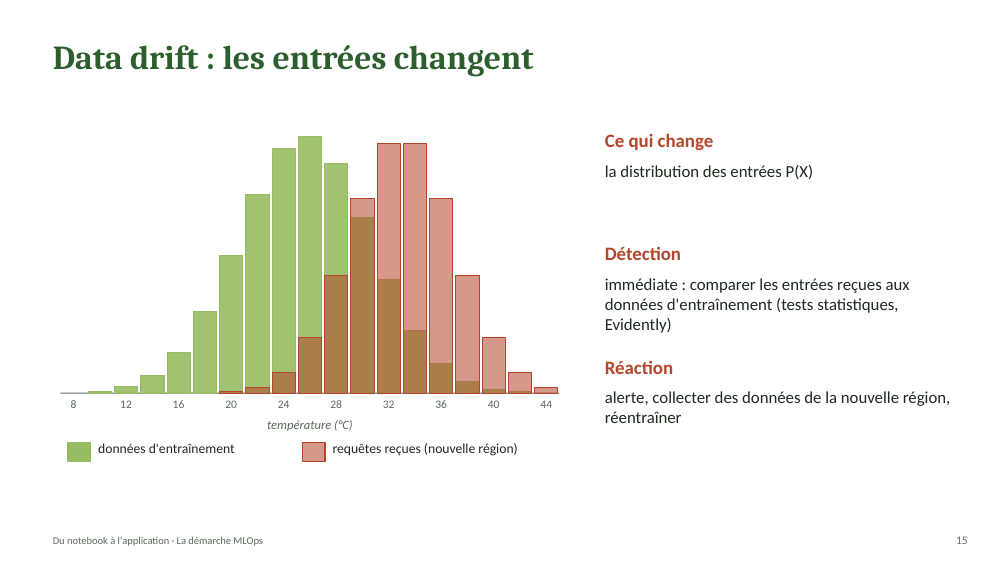
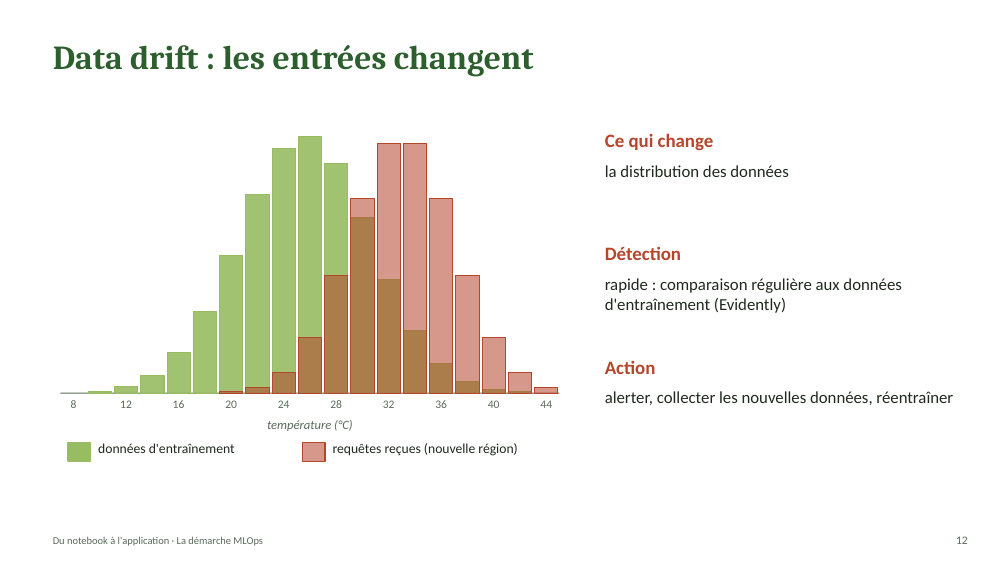
Before and after one commit to webew/crop_recommendation_tp, a slide deck: slide 12 of docs/support/seance1_demarche_mlops.pptx (slide 15 before the commit). Drawn at 1008x567 pixels with LibreOffice and Linux fonts; fonts in the diff are those of the drawing. Boxes give left, top, right and bottom in pixels: in the first picture for what was removed or moved away, otherwise in the second. Text is boxed around its words. In the diff, an @@ line names an element or a change of style, - is before the commit and + after.

```diff
--- a/docs/support/seance1_demarche_mlops.pptx
+++ b/docs/support/seance1_demarche_mlops.pptx
@@ text at [605,165,788,177]: text changed @@
-la distribution des entrées P(X)
+la distribution des données
@@ text at [605,278,901,313]: text changed @@
-immédiate : comparer les entrées reçues aux données d'entraînement (tests statistiques, Evidently)
+rapide : comparaison régulière aux données d'entraînement (Evidently)
@@ text at [605,360,656,374]: text changed @@
-Réaction
+Action
@@ text at [605,391,953,405]: text changed @@
-alerte, collecter des données de la nouvelle région, réentraîner
+alerter, collecter les nouvelles données, réentraîner
@@ page number at [956,536,968,544]: text changed @@
-15
+12
```
Also in this commit, not shown: 14 other slides changed, 3 slides removed, 1 other file.
